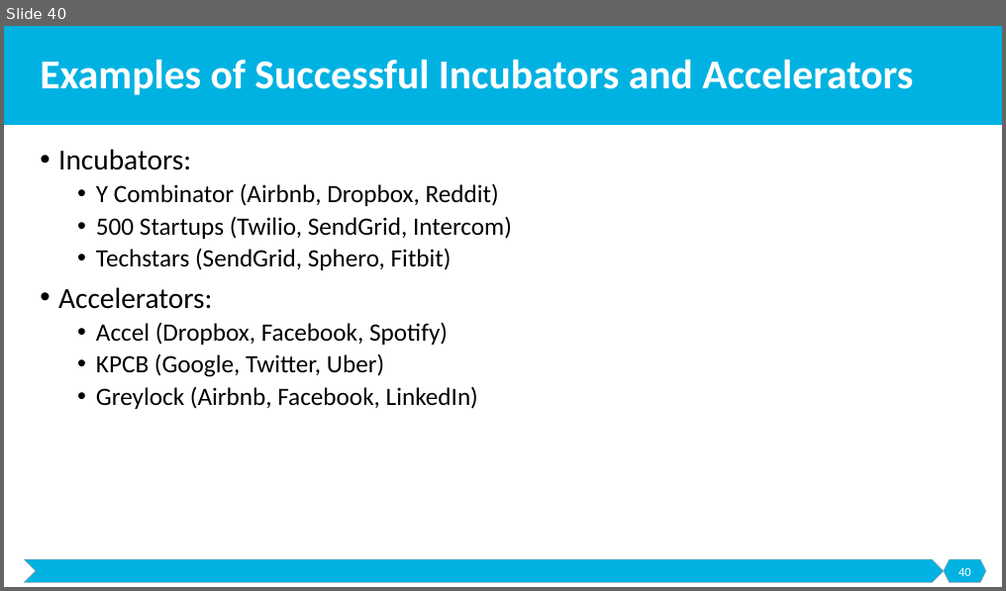
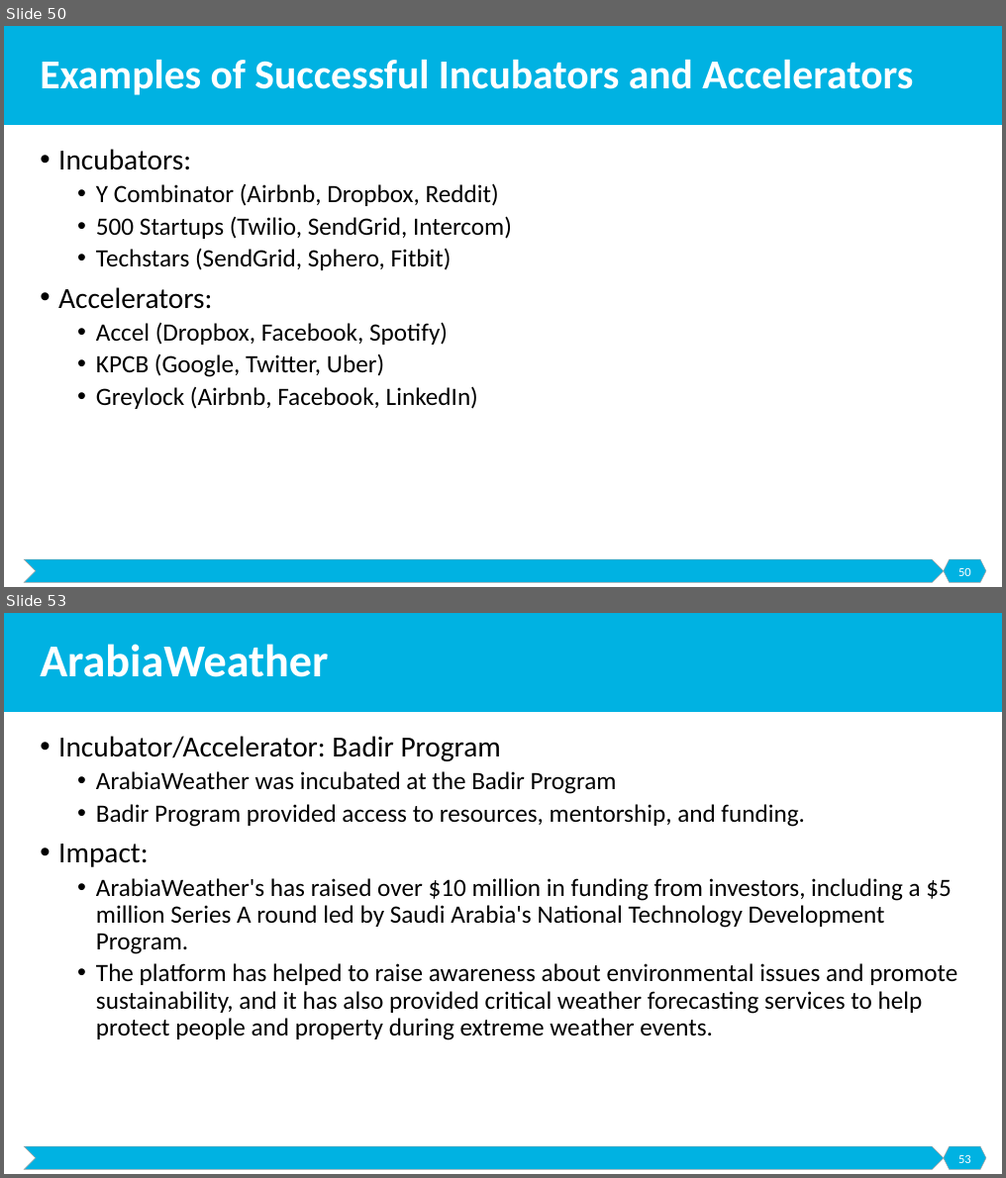
Before and after one commit to malenezi/malenezi, a slide deck: SE495/Lectures/5-Securing Funding/Securing Funding.pptx. Shown one above the other, each under a label of ours: slide 40 before the commit, slides 50 and 53 after it; the slides between them are not shown. The pictures are 1006x591 and 1006x1178 pixels, drawn with LibreOffice and Linux fonts; fonts in the diff are those of the drawing. Boxes give left, top, right and bottom in pixels: in the first picture for what was removed or moved away, otherwise in the second. Text is boxed around its words. In the diff, an @@ line names an element or a change of style, - is before the commit and + after.

```diff
--- a/SE495/Lectures/5-Securing Funding/Securing Funding.pptx
+++ b/SE495/Lectures/5-Securing Funding/Securing Funding.pptx
@@ slide 53 added at (x1=4, y1=613, x2=1002, y2=1174), background #FFFFFF; not listed: 3 template elements that a slide beside it also shows @@
@@ title added at (x1=40, y1=644, x2=328, y2=677), 44 pt, text #FFFFFF, bold @@
+ArabiaWeather
@@ text added at (x1=58, y1=736, x2=957, y2=1041), 24 pt, text #000000 @@
+• Incubator/Accelerator: Badir Program
+  • ArabiaWeather was incubated at the Badir Program
+  • Badir Program provided access to resources, mentorship, and funding.
+• Impact:
+  • ArabiaWeather's has raised over $10 million in funding from investors, including a $5 million Series A round led by Saudi Arabia's National Technology Development Program.
+  • The platform has helped to raise awareness about environmental issues and promote sustainability, and it has also provided critical weather forecasting services to help protect people and property during extreme weather events.
@@ page number added at (x1=958, y1=1156, x2=971, y2=1163), 12 pt, text #FFFFFF @@
+53
@@ what was slide 40 is now slide 50 @@
@@ page number at (x1=958, y1=569, x2=971, y2=576): text changed @@
-40
+50
```
Also in this commit, not shown: 3 slides changed, 12 other slides added, 3 other files.
